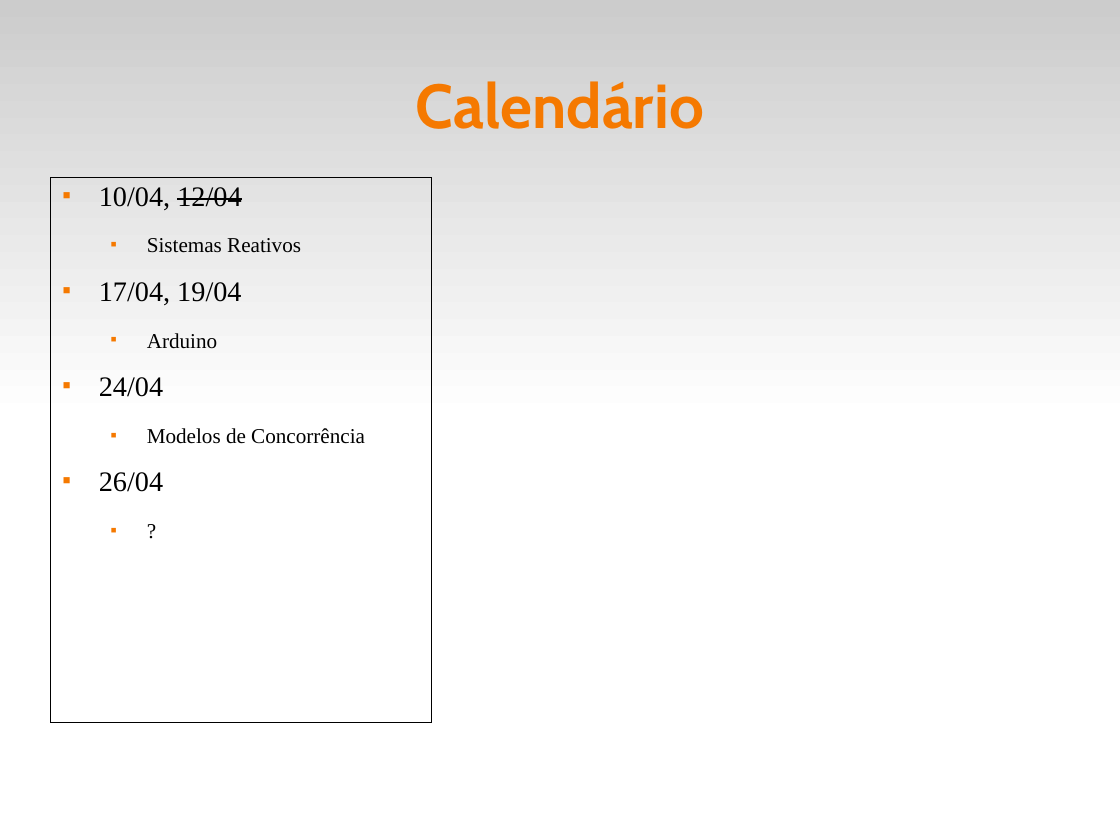
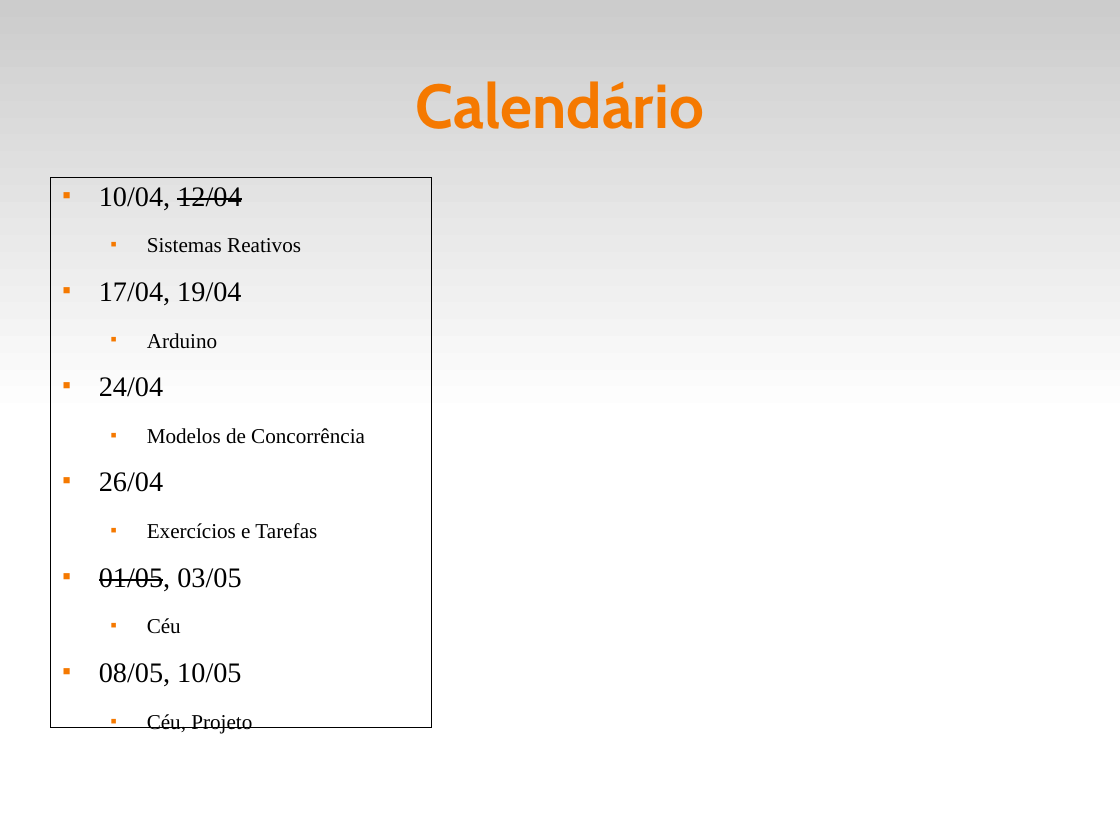
Before and after one commit to fsantanna-uerj/reativos, a slide deck: slide 17 of slides/00_intro.odp (slide 16 before the commit). Drawn at 1120x840 pixels with LibreOffice and Linux fonts; fonts in the diff are those of the drawing. Boxes give left, top, right and bottom in pixels: in the first picture for what was removed or moved away, otherwise in the second. Text is boxed around its words. In the diff, an @@ line names an element or a change of style, - is before the commit and + after.

Commit message:
(>) slides

```diff
--- a/slides/00_intro.odp
+++ b/slides/00_intro.odp
@@ text "10/04, 12/04": place and size @@
-text "10/04, 12/04" at [51, 178, 432, 733]
+text "10/04, 12/04" at [51, 178, 432, 738]
@@ text at [99, 523, 317, 733]: text changed @@
-  ■ ?
+  ■ Exercícios e Tarefas
+■ 01/05, 03/05
+  ■ Céu
+■ 08/05, 10/05
+  ■ Céu, Projeto
```
Also in this commit, not shown: 1 other slide changed, 1 slide added, 5 other files.
